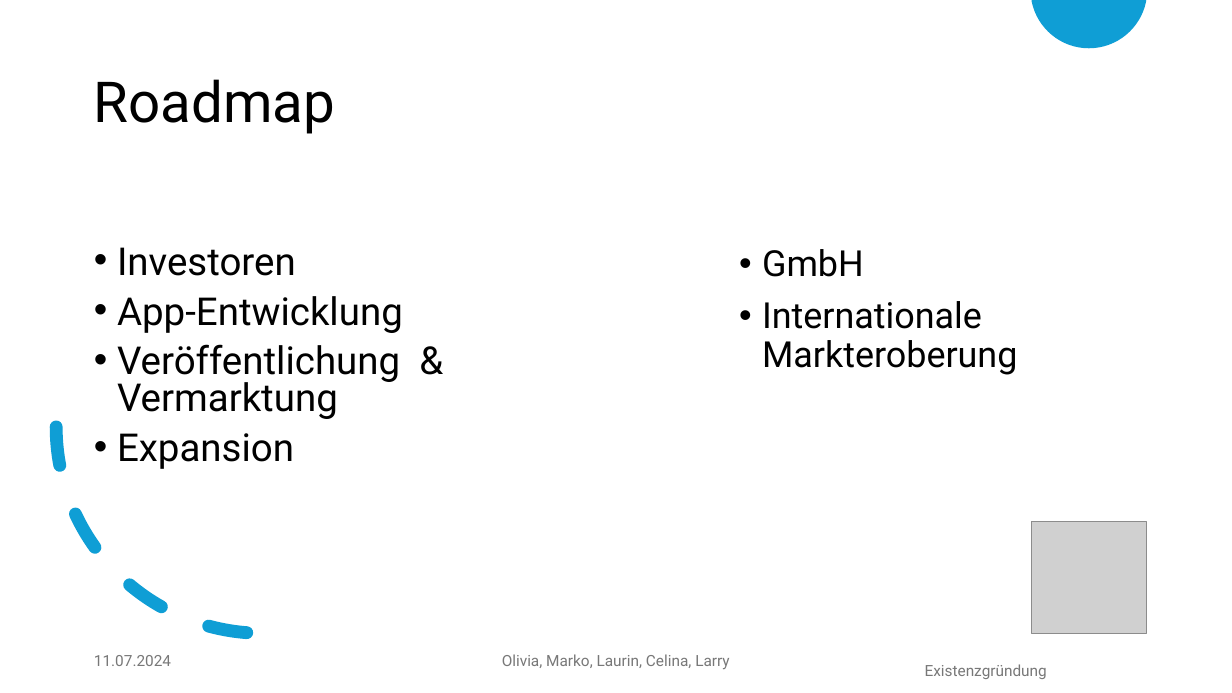
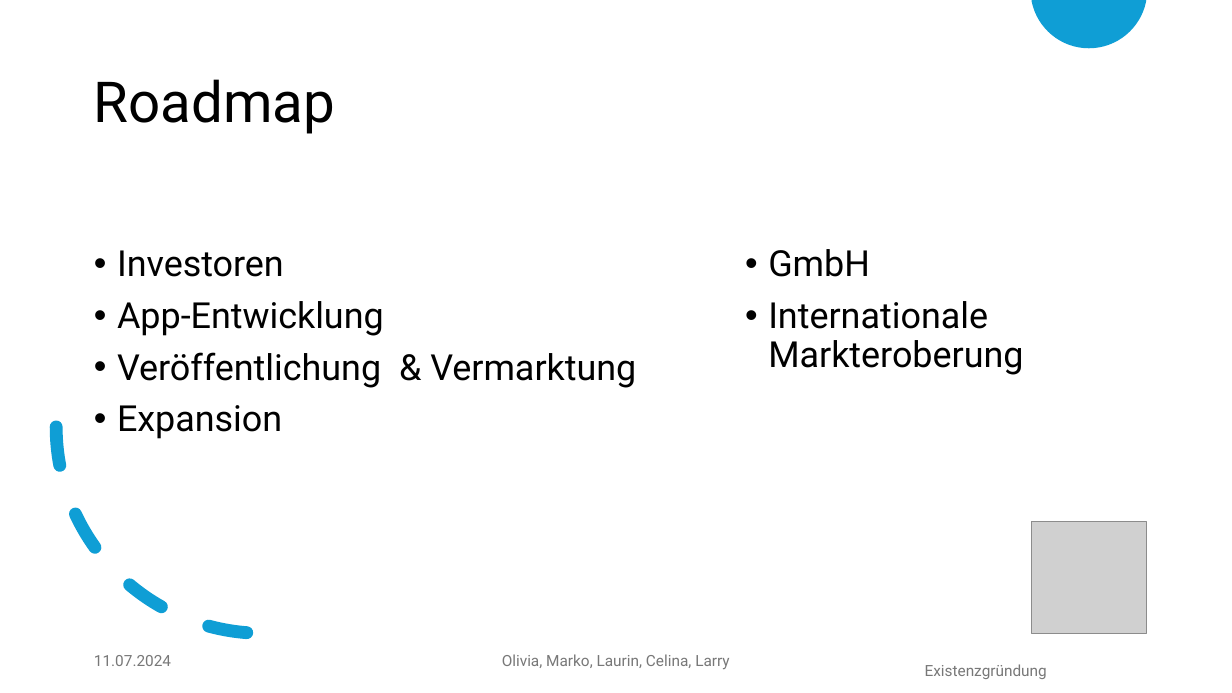
Before and after one commit to Guzel2/semester-6, a slide deck: slide 9 of existenzgruendung/Schnabelpoint.pptx. Drawn at 1232x693 pixels with LibreOffice and Linux fonts; fonts in the diff are those of the drawing; grey boxes stand for pictures; background and template pictures are left out. Boxes give left, top, right and bottom in pixels: in the first picture for what was removed or moved away, otherwise in the second. Text is boxed around its words. In the diff, an @@ line names an element or a change of style, - is before the commit and + after.

```diff
--- a/existenzgruendung/Schnabelpoint.pptx
+++ b/existenzgruendung/Schnabelpoint.pptx
@@ text "Investoren" at (117,250,636,439): size 30 to 28 pt; line spacing 0.8 to 0.9 @@
@@ text "GmbH": place and size @@
-text "GmbH" at (762,249,1017,375)
+text "GmbH" at (768,249,1023,375)
```
Also in this commit, not shown: 1 other slide changed.
